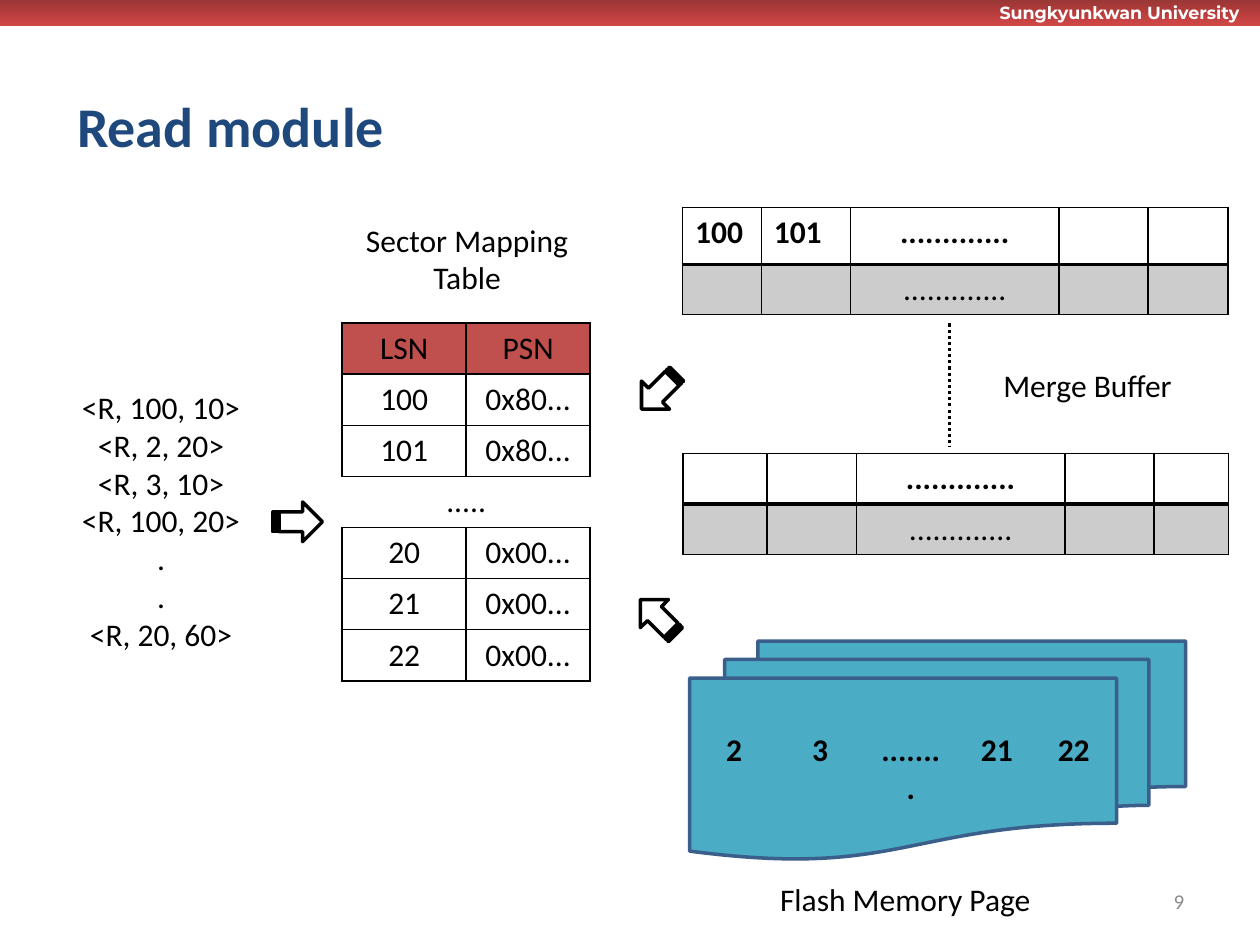
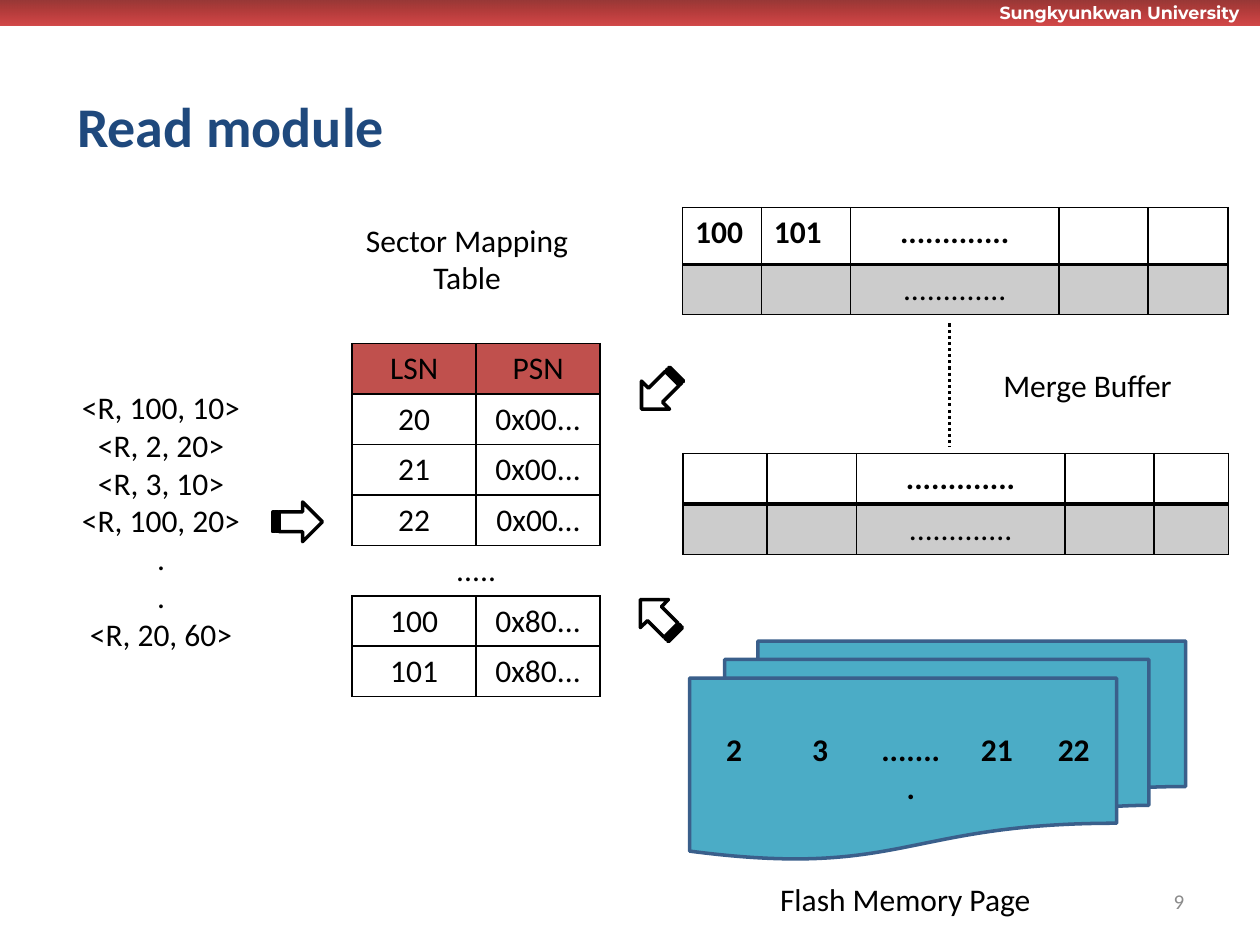
Before and after one commit to wurikiji/tutorial2-dev, a slide deck: slide 9 of docs/발표자료_주석.pptx. Drawn at 1260x945 pixels with LibreOffice and Linux fonts; fonts in the diff are those of the drawing; background and template pictures are left out. Boxes give left, top, right and bottom in pixels: in the first picture for what was removed or moved away, otherwise in the second. Text is boxed around its words. In the diff, an @@ line names an element or a change of style, - is before the commit and + after.

```diff
--- a/docs/발표자료_주석.pptx
+++ b/docs/발표자료_주석.pptx
@@ table at (353, 344, 600, 697) @@
+row 2: 20 | 0x00...
+row 3: 21 | 0x00...
+row 4: 22 | 0x00…
+row 5: ..... | 
-row 4: ..... | 
-row 5: 20 | 0x00...
-row 6: 21 | 0x00...
-row 7: 22 | 0x00...
@@ borders changed @@
@@ table: place and size @@
-table at (343, 323, 590, 675)
+table at (353, 344, 600, 697)
```
Also in this commit, not shown: 5 other slides changed, 1 slide added, 1 other file.
